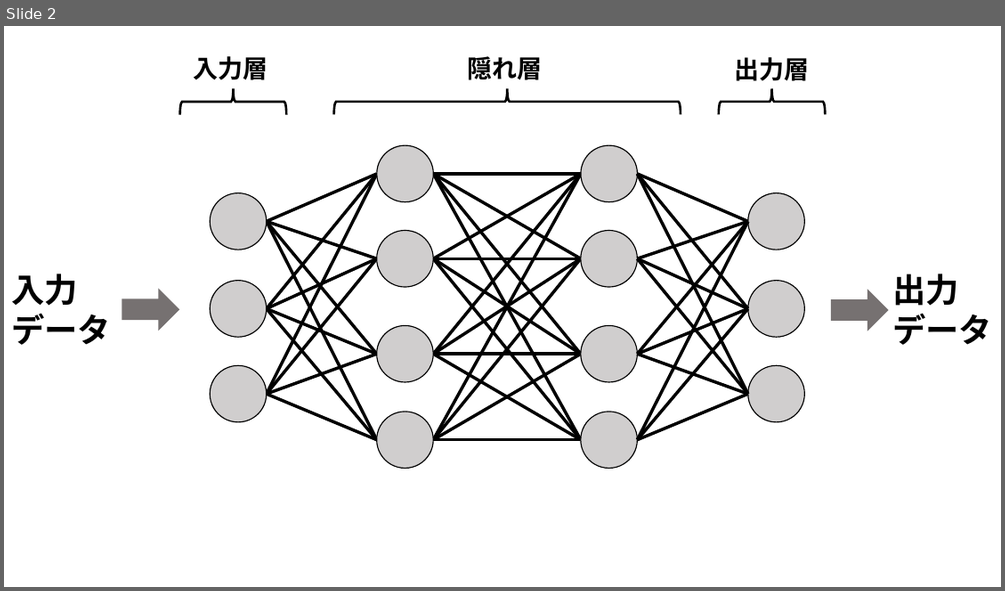
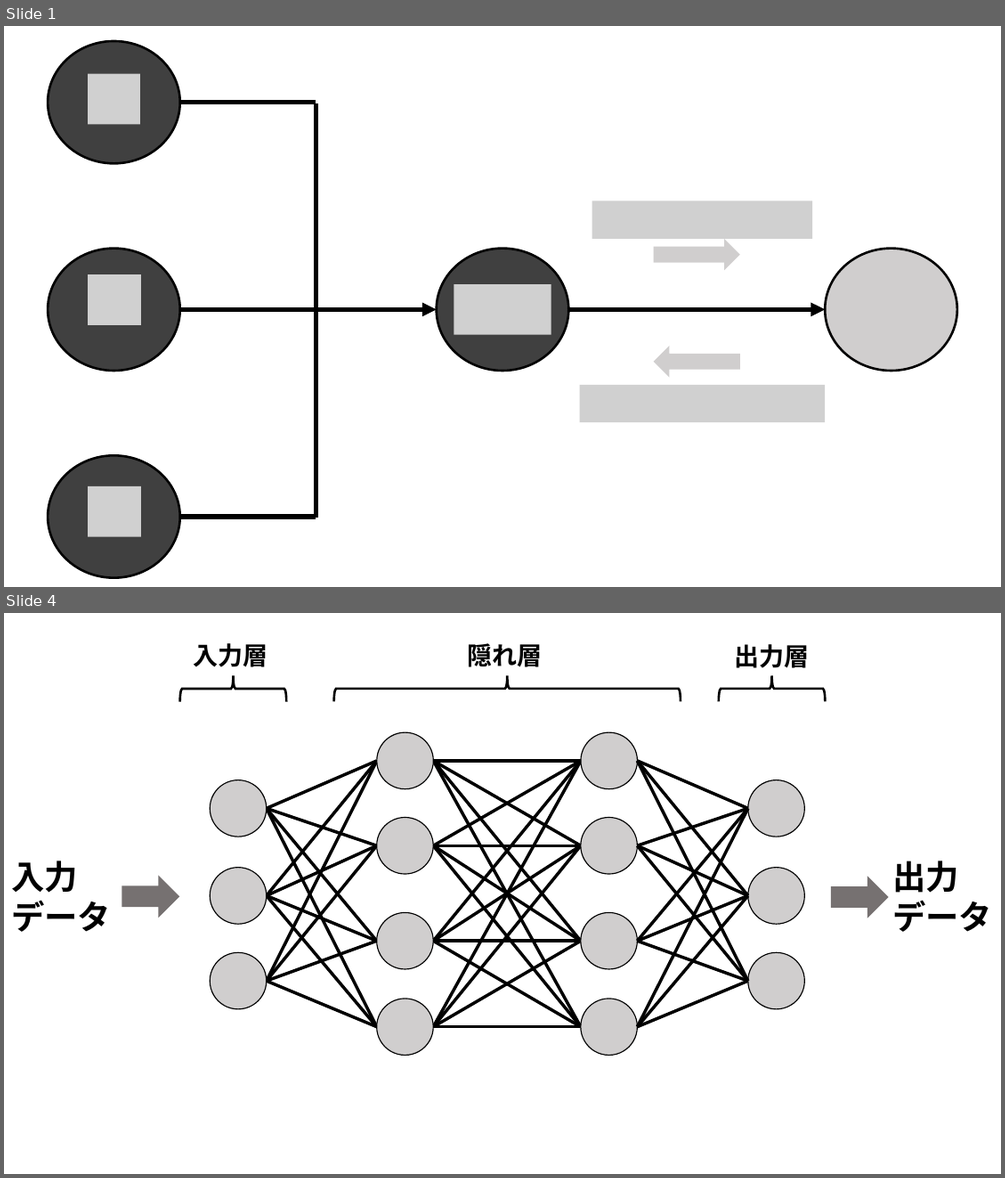
Before and after one commit to rurusasu/tex, a slide deck: 卒研発表tex用_イラスト.pptx. Shown one above the other, each under a label of ours: slide 2 before the commit, slides 1 and 4 after it; the slides between them are not shown. The pictures are 1005x591 and 1005x1178 pixels, drawn with LibreOffice and Linux fonts; fonts in the diff are those of the drawing; grey boxes stand for pictures. Boxes give left, top, right and bottom in pixels: in the first picture for what was removed or moved away, otherwise in the second. Text is boxed around its words. In the diff, an @@ line names an element or a change of style, - is before the commit and + after.

```diff
--- a/卒研発表tex用_イラスト.pptx
+++ b/卒研発表tex用_イラスト.pptx
@@ slide 1 added at [4, 26, 1001, 587], background #FFFFFF @@
@@ ellipse added at [48, 41, 179, 164], fill #404040, outline #000000 2.25 pt @@
@@ picture added at [88, 74, 140, 124] @@
@@ group added at [179, 103, 437, 518]: 3 lines, 1 arrow @@
@@ picture added at [592, 201, 812, 239] @@
@@ right arrow added at [654, 239, 741, 270], fill #D0CECE @@
@@ ellipse added at [48, 248, 179, 370], fill #404040, outline #000000 2.25 pt @@
@@ ellipse added at [437, 248, 568, 370], fill #404040, outline #000000 2.25 pt @@
@@ ellipse added at [825, 248, 957, 370], fill #D0CECE, outline #000000 2.25 pt @@
@@ picture added at [88, 274, 141, 324] @@
@@ picture added at [453, 284, 550, 334] @@
@@ arrow added from (568, 309) to (825, 309), #000000 4.5 pt @@
@@ right arrow added at [654, 346, 741, 377], fill #D0CECE @@
@@ picture added at [580, 385, 825, 422] @@
@@ ellipse added at [48, 455, 179, 578], fill #404040, outline #000000 2.25 pt @@
@@ picture added at [88, 487, 141, 537] @@
@@ what was slide 2 is now slide 4 @@
```
Also in this commit, not shown: 1 slide changed, 1 other slide added, 11 other files.
